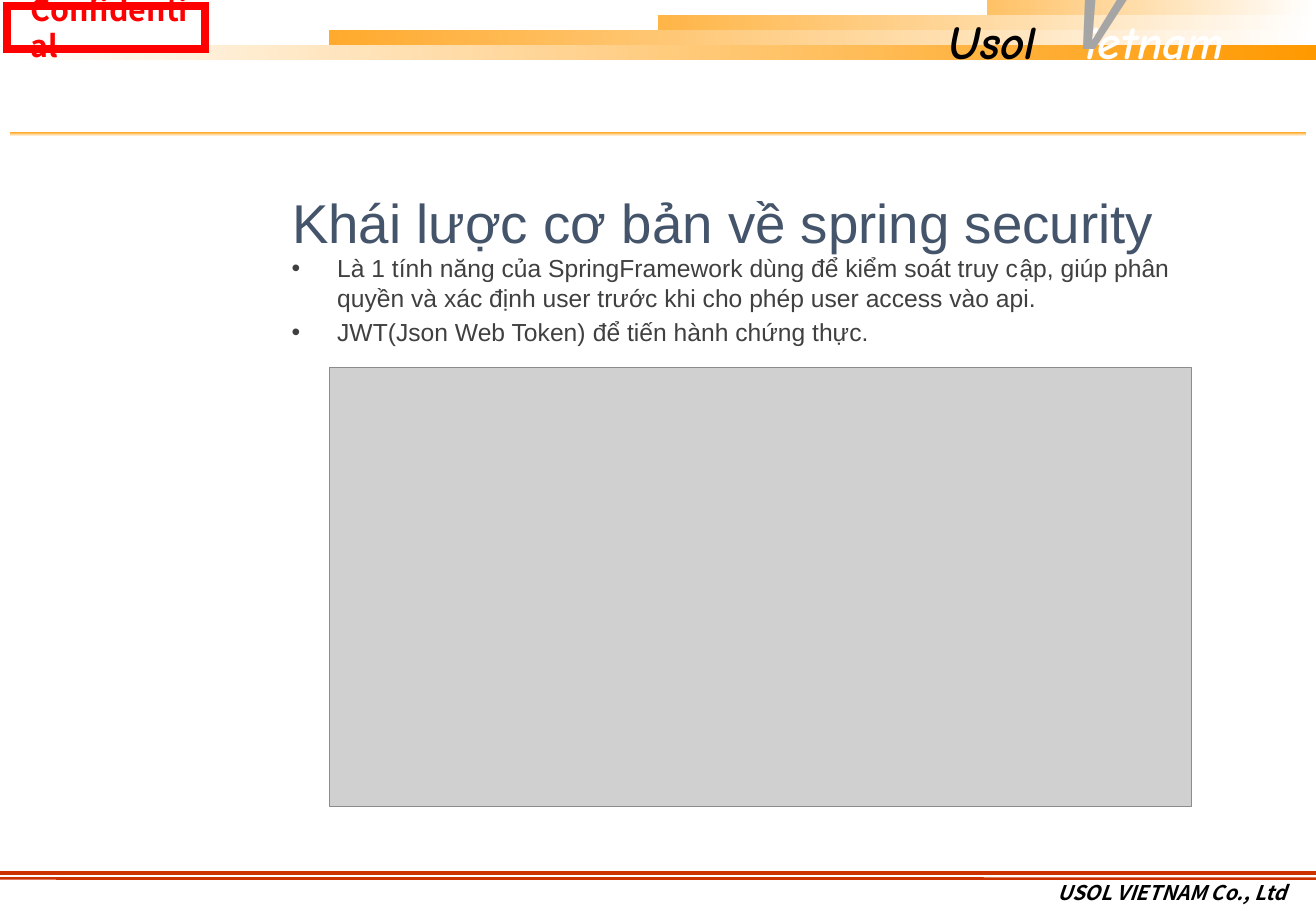
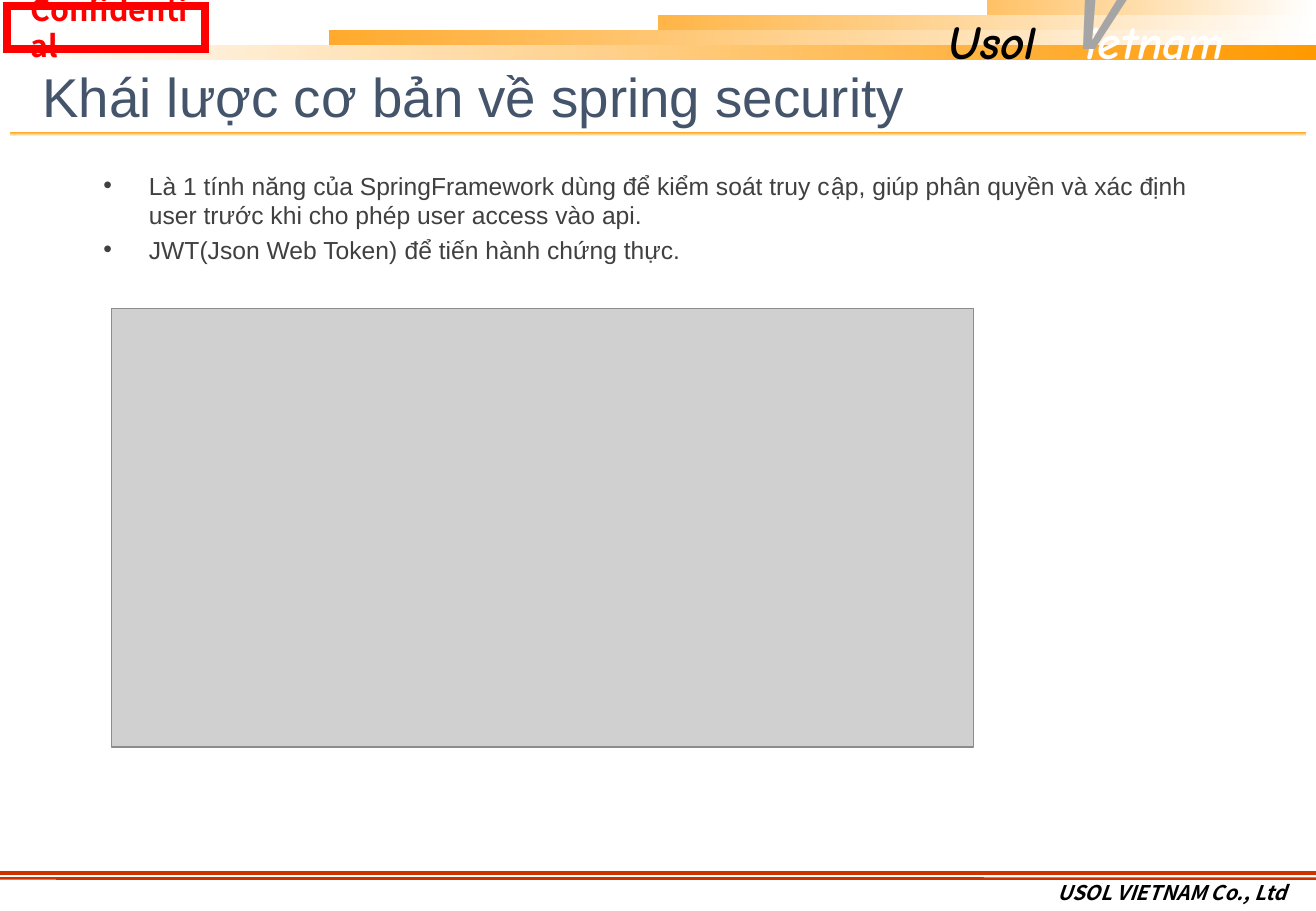
Before and after one commit to khuongmaingoc/javaDoc, a slide deck: slide 7 of SpringBoot/TaiLieu/Java_Week_Template.pptx. Drawn at 1316x911 pixels with LibreOffice and Linux fonts; fonts in the diff are those of the drawing; grey boxes stand for pictures; background and template pictures are left out. Boxes give left, top, right and bottom in pixels: in the first picture for what was removed or moved away, otherwise in the second. Text is boxed around its words. In the diff, an @@ line names an element or a change of style, - is before the commit and + after.

Commit message:
Springboot2

```diff
--- a/SpringBoot/TaiLieu/Java_Week_Template.pptx
+++ b/SpringBoot/TaiLieu/Java_Week_Template.pptx
@@ title "Khái lược cơ bản về ...": place and size @@
-title "Khái lược cơ bản về ..." at [292, 201, 1153, 253]
+title "Khái lược cơ bản về ..." at [43, 75, 903, 127]
@@ text "Là 1 tính năng của ..." rewrapped from [337, 258, 1169, 346] to [149, 175, 1187, 264] @@
@@ picture: place and size @@
-picture at [329, 368, 1192, 807]
+picture at [112, 309, 975, 747]
```
Also in this commit, not shown: 12 other slides changed, 3 slides removed.
